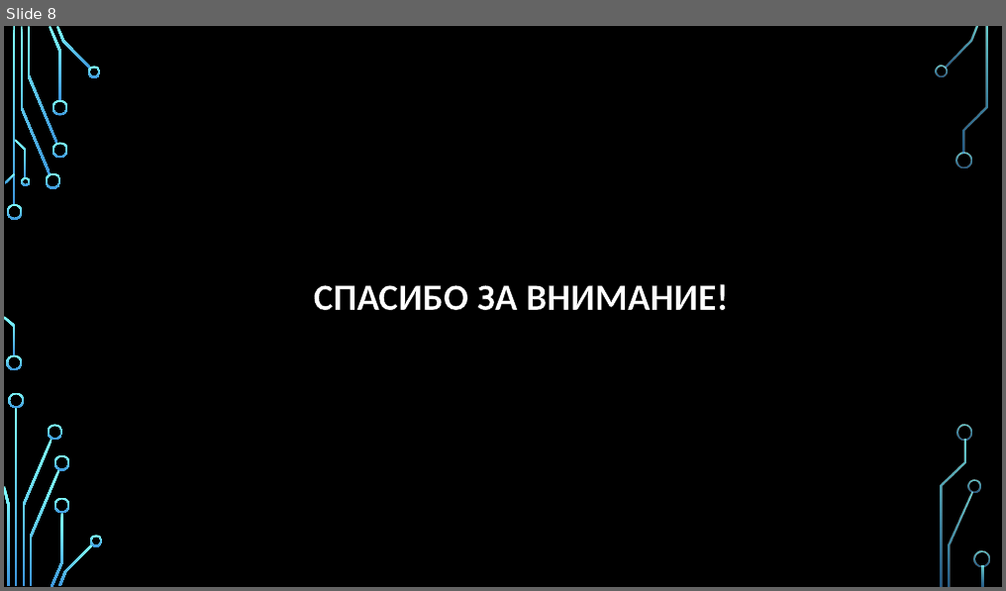
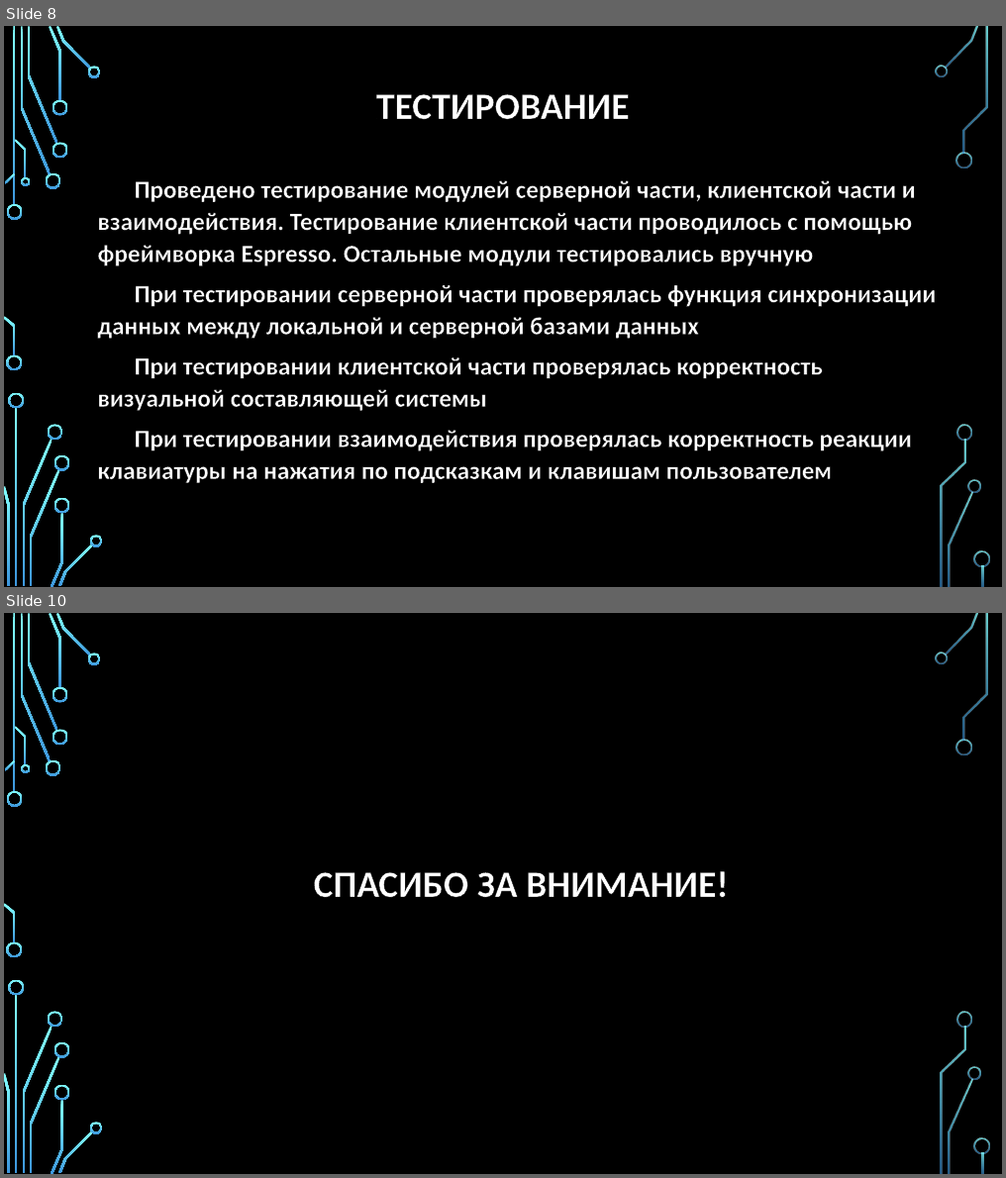
Before and after one commit to Ruslan-Far/docs-graduate-work, a slide deck: Фархетдинов - Презентация по ВКР.pptx. Shown one above the other, each under a label of ours: slide 8 before the commit, slides 8 and 10 after it; the slides between them are not shown. The pictures are 1006x591 and 1006x1178 pixels, drawn with LibreOffice and Linux fonts; fonts in the diff are those of the drawing; background and template pictures are left out. Boxes give left, top, right and bottom in pixels: in the first picture for what was removed or moved away, otherwise in the second. Text is boxed around its words. In the diff, an @@ line names an element or a change of style, - is before the commit and + after.

```diff
--- a/Фархетдинов - Презентация по ВКР.pptx
+++ b/Фархетдинов - Презентация по ВКР.pptx
@@ slide 8 added at (4, 26, 1002, 587), background picture (left out); not listed: 36 template elements that a slide beside it also shows @@
@@ title added at (376, 94, 630, 119), 36 pt, text #FFFFFF, bold @@
+ТЕСТИРОВАНИЕ
@@ text added at (97, 180, 936, 483), 24 pt, text #FFFFFF, bold @@
+Проведено тестирование модулей серверной части, клиентской части и взаимодействия. Тестирование клиентской части проводилось с помощью фреймворка Espresso. Остальные модули тестировались вручную
+При тестировании серверной части проверялась функция синхронизации данных между локальной и серверной базами данных
+При тестировании клиентской части проверялась корректность визуальной составляющей системы
+При тестировании взаимодействия проверялась корректность реакции клавиатуры на нажатия по подсказкам и клавишам пользователем
@@ what was slide 8 is now slide 10 @@
```
Also in this commit, not shown: 2 slides changed, 1 other slide added, 1 other file.
